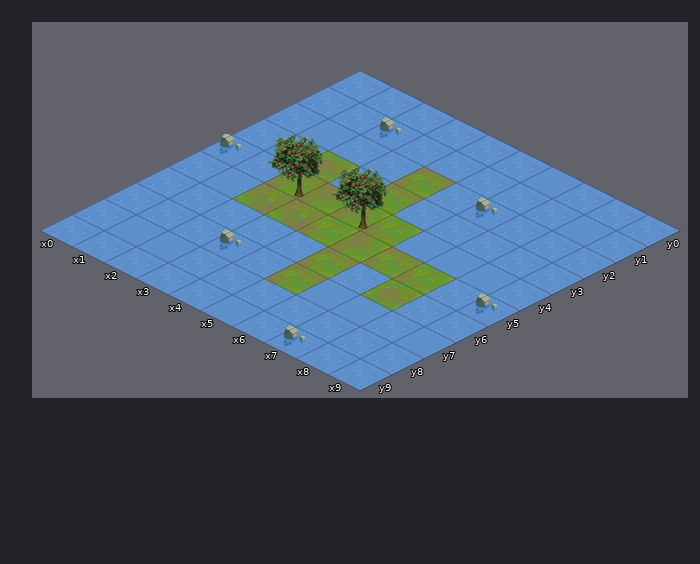
Level history. Tiled map: assets/iso-map.tmx. The picture above is the old version.
Cells are 64x32 px. Isometric: x runs down to the right, y down to the left. Shown: x 0..9, y 0..9. Layer "level0" is drawn -64,-32 px off the grid. Layer "level1" is drawn -128,-64 px off the grid.
Now the later version:
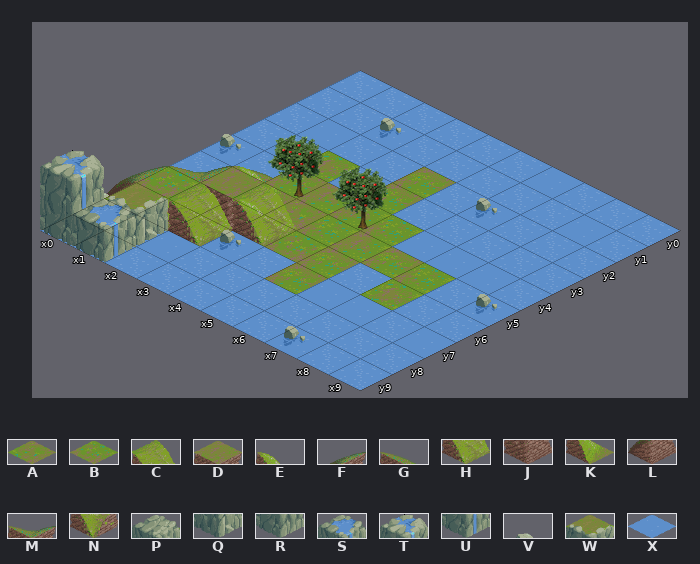
Key: from "iso": A 33, B 52, C 62, D 64, E 65, F 66, G 67, H 72, J 74, K 75, L 76, M 80, N 92, P 104, Q 114, R 115, S 122, T 124, U 134, V 140, W 141, X 175.
_ is an empty cell.
Tiles of an added or newly shown layer are drawn over the layers below it.
Commit: offset example in main iso map
The exact change:
Layer "ground":
y 4: x 1 _ -> G
y 5: x 1..2 XA -> _K
y 6: x 2..4 ___ -> JHB
y 7: x 0..2 ___ -> LNH
y 8: x 1 X -> Q
y 9: x 0..1 __ -> RU; x 5 X -> _
Layer "level0" (added):
y 4: x 3 _ -> E
y 5: x 2..4 ___ -> MDC
y 6: x 1..3 ___ -> FBC
y 7: x 1..2 __ -> VW
y 8: x 1 _ -> P
Layer "level1" (added):
y 5: x 6 _ -> E
y 7: x 2 _ -> T
y 8: x 3..4 __ -> US
